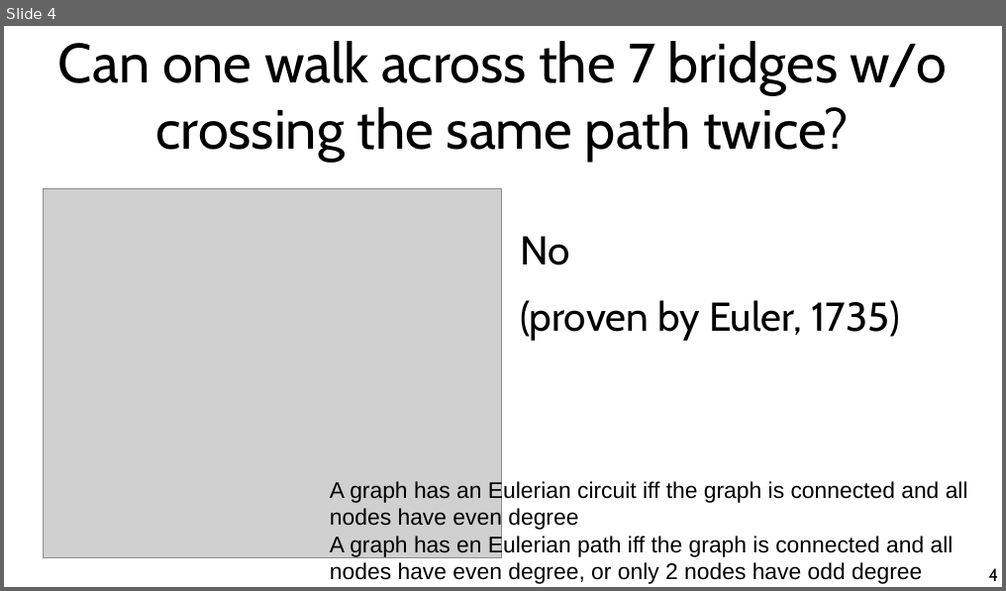
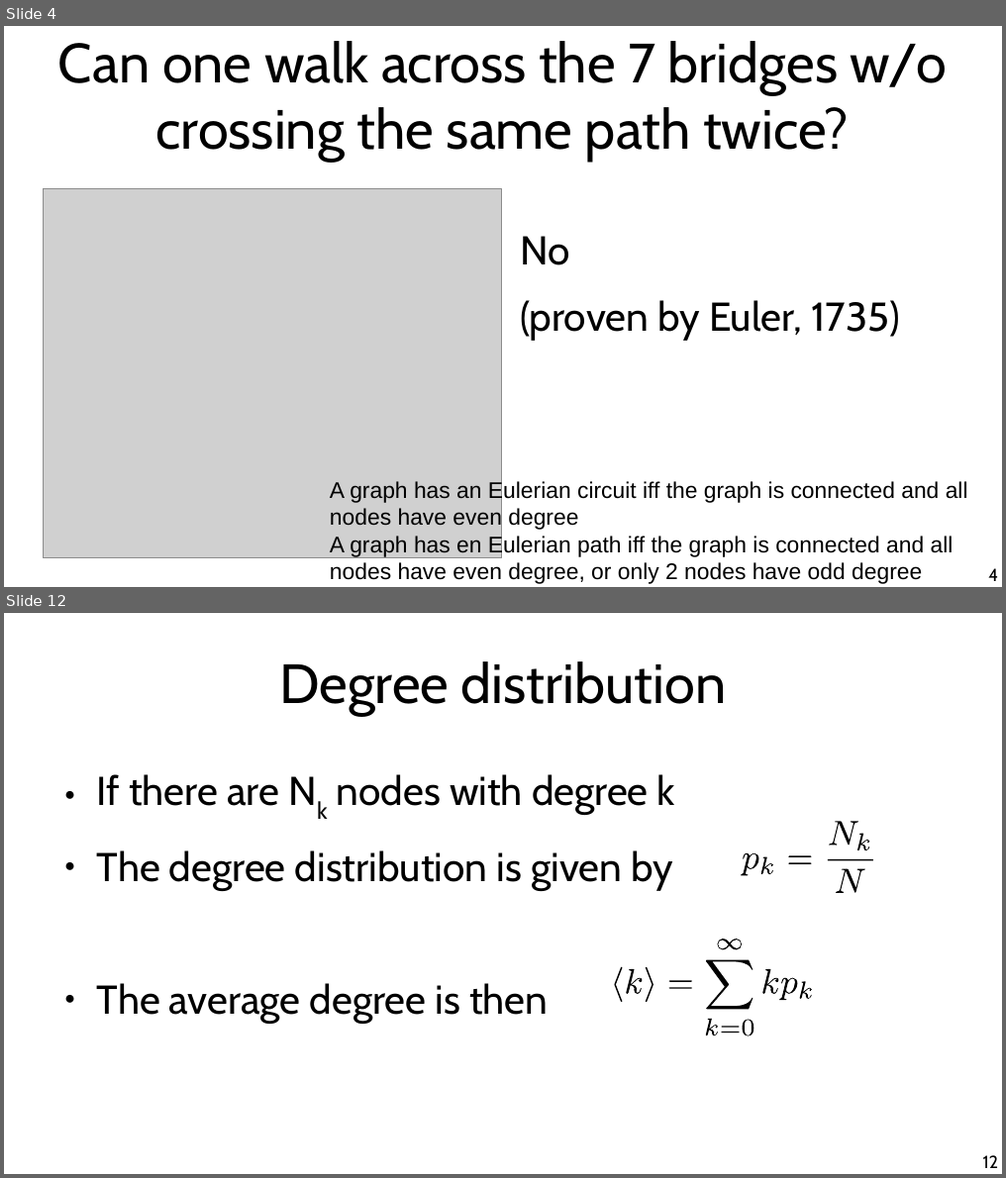
Before and after one commit to chatox/networks-science-course, a slide deck: theory/tt02_graph_theory_basics.odp. Shown one above the other, each under a label of ours: slide 4 before the commit, slides 4 and 12 after it; the slides between them are not shown. The pictures are 1006x591 and 1006x1178 pixels, drawn with LibreOffice and Linux fonts; fonts in the diff are those of the drawing; grey boxes stand for pictures. Boxes give left, top, right and bottom in pixels: in the first picture for what was removed or moved away, otherwise in the second. Text is boxed around its words. In the diff, an @@ line names an element or a change of style, - is before the commit and + after.

```diff
--- a/theory/tt02_graph_theory_basics.odp
+++ b/theory/tt02_graph_theory_basics.odp
@@ slide 12 added at bbox=[4, 613, 1002, 1174], background #FFFFFF @@
@@ title added at bbox=[279, 662, 726, 716], 44 pt, text #000000 @@
+Degree distribution
@@ text added at bbox=[97, 774, 675, 1023], 32 pt, text #000000 @@
+● If there are Nk nodes with degree k
+● The degree distribution is given by
+● The average degree is then
@@ group added at bbox=[742, 821, 873, 894]: 7 freeform shapes @@
@@ group added at bbox=[611, 939, 814, 1037]: 13 freeform shapes @@
@@ page number added at bbox=[983, 1156, 999, 1168], 14 pt, text #000000 @@
+12
```
Also in this commit, not shown: 1 slide changed, 33 other slides added.
